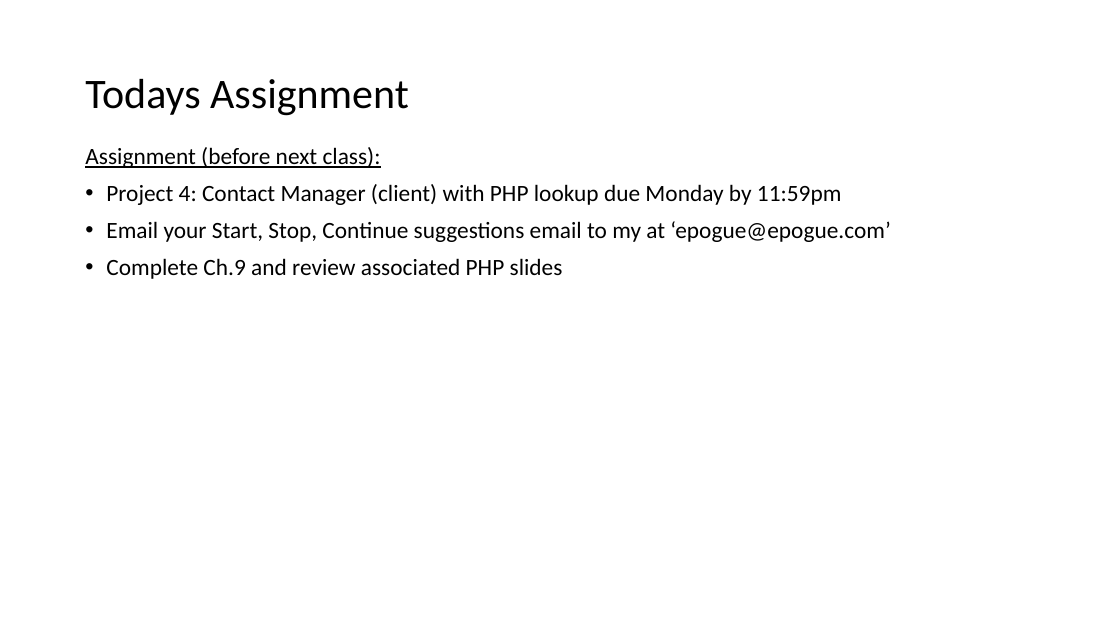
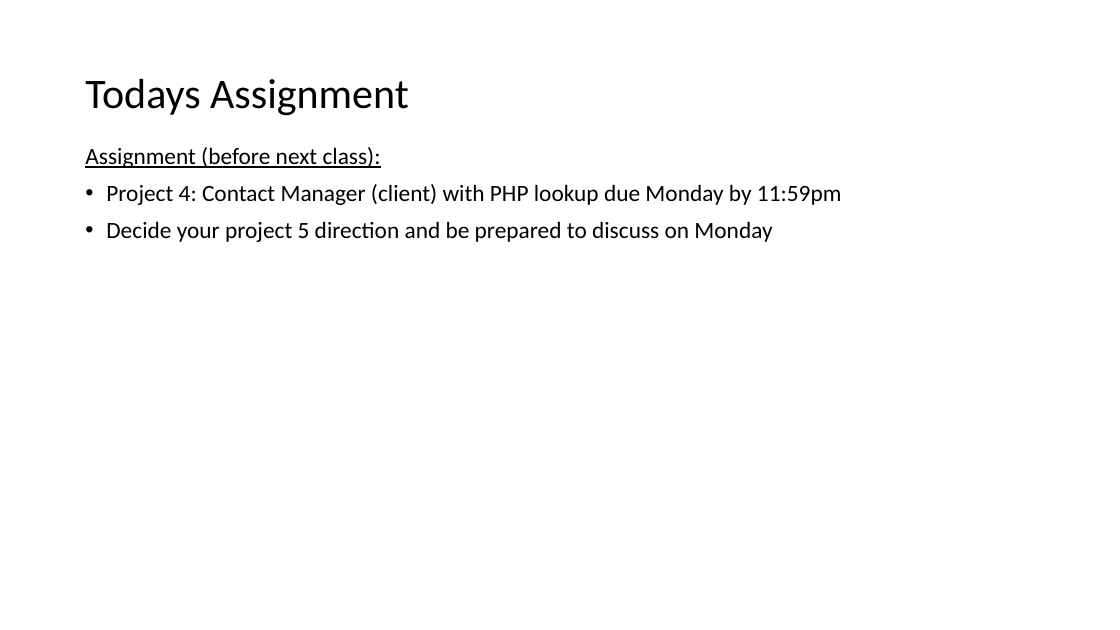
Before and after one commit to EricJPogue/www-epogue-info, a slide deck: slide 5 of CPSC-24700/Presentations/session-31.pptx (slide 4 before the commit). Drawn at 1120x630 pixels with LibreOffice and Linux fonts; fonts in the diff are those of the drawing. Boxes give left, top, right and bottom in pixels: in the first picture for what was removed or moved away, otherwise in the second. Text is boxed around its words. In the diff, an @@ line names an element or a change of style, - is before the commit and + after.

```diff
--- a/CPSC-24700/Presentations/session-31.pptx
+++ b/CPSC-24700/Presentations/session-31.pptx
@@ text at [106, 221, 772, 242]: text changed @@
-• Email your Start, Stop, Continue suggestions email to my at ‘epogue@epogue.com’
-• Complete Ch.9 and review associated PHP slides
+• Decide your project 5 direction and be prepared to discuss on Monday
```
Also in this commit, not shown: 2 other slides changed, 6 other files.
